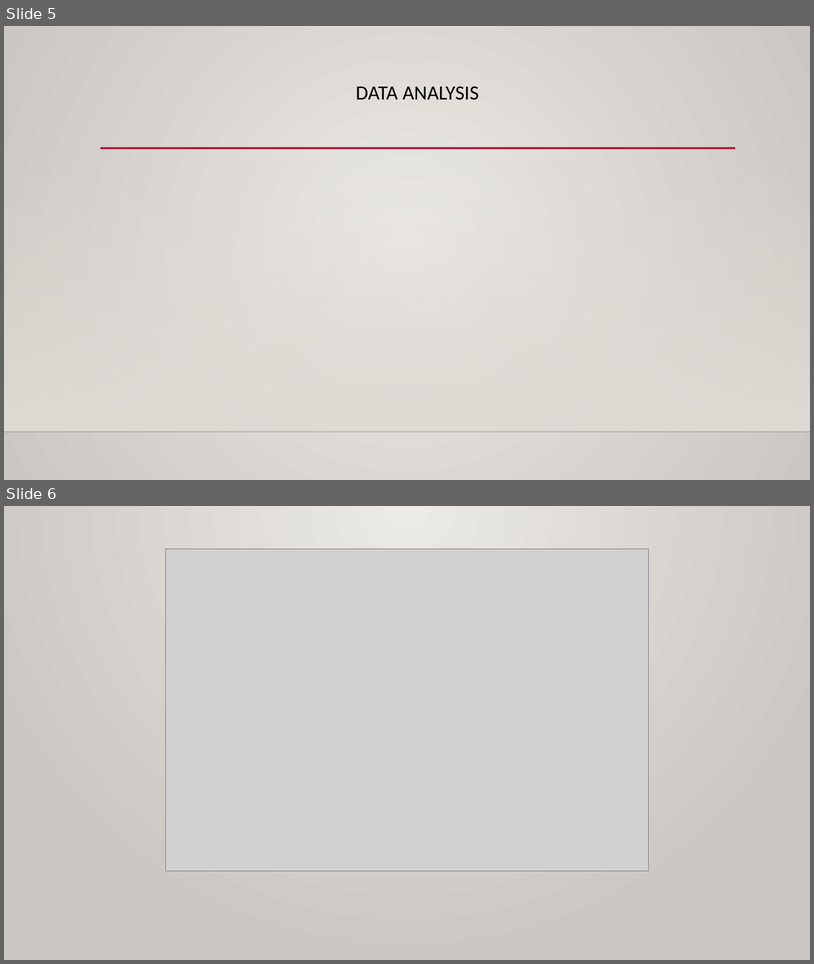
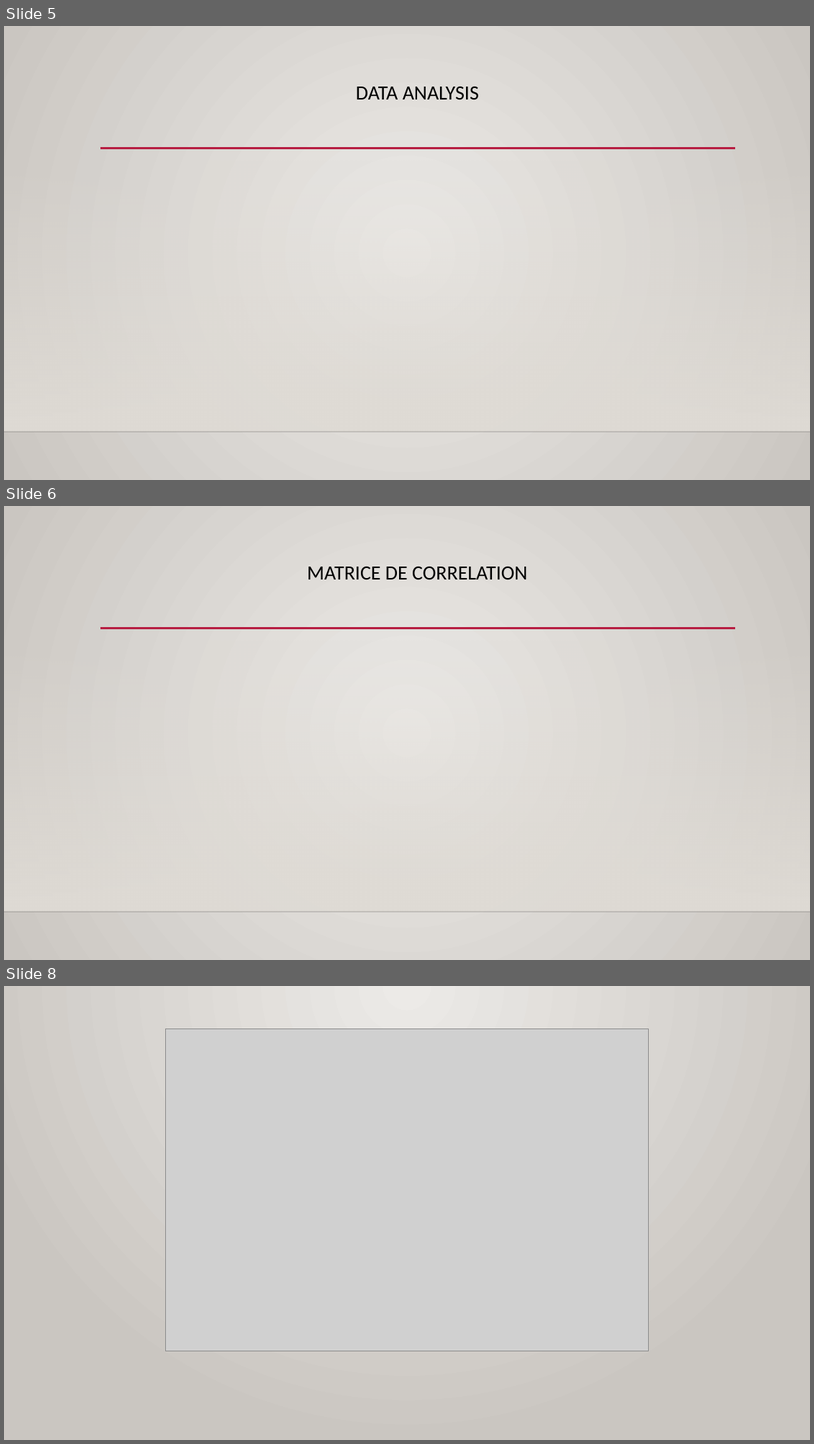
Before and after one commit to MiloudBi/adult_income, a slide deck: reports/Présentation.pptx. Shown one above the other, each under a label of ours: slides 5 and 6 before the commit, slides 5, 6 and 8 after it; the slides between them are not shown. The pictures are 814x964 and 814x1444 pixels, drawn with LibreOffice and Linux fonts; fonts in the diff are those of the drawing; grey boxes stand for pictures; background and template pictures are left out. Boxes give left, top, right and bottom in pixels: in the first picture for what was removed or moved away, otherwise in the second. Text is boxed around its words. In the diff, an @@ line names an element or a change of style, - is before the commit and + after.

```diff
--- a/reports/Présentation.pptx
+++ b/reports/Présentation.pptx
@@ slide 6 added at (4,506,810,960), background gradient #ECEAE7 to #CAC7C1; not listed: 3 template elements that a slide beside it also shows @@
@@ title added at (307,566,527,579), 24 pt, text #000000 @@
+MATRICE DE CORRELATION
@@ what was slide 6 is now slide 8 @@
```
Also in this commit, not shown: 2 slides changed, 1 other slide added.
